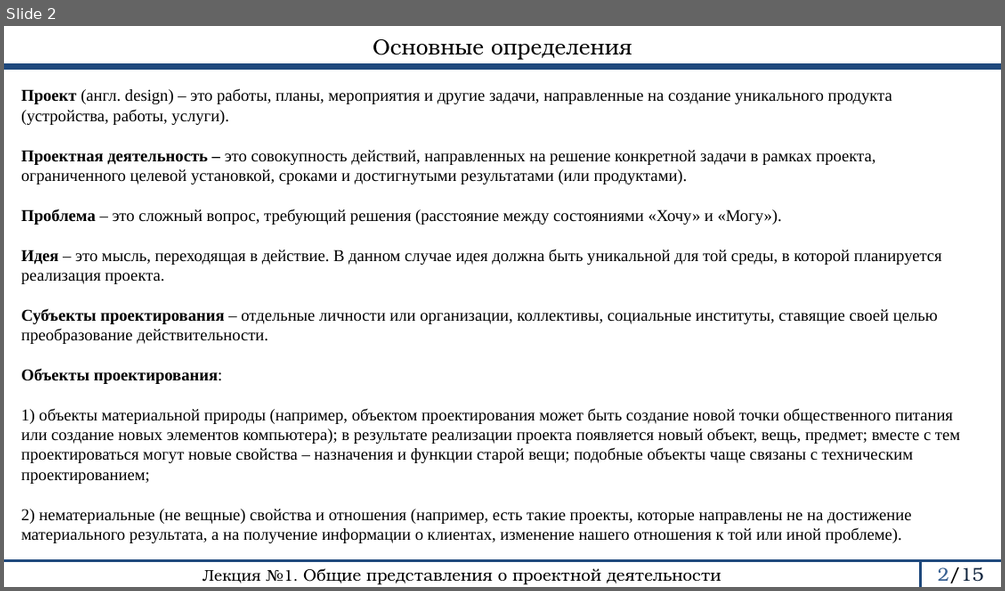
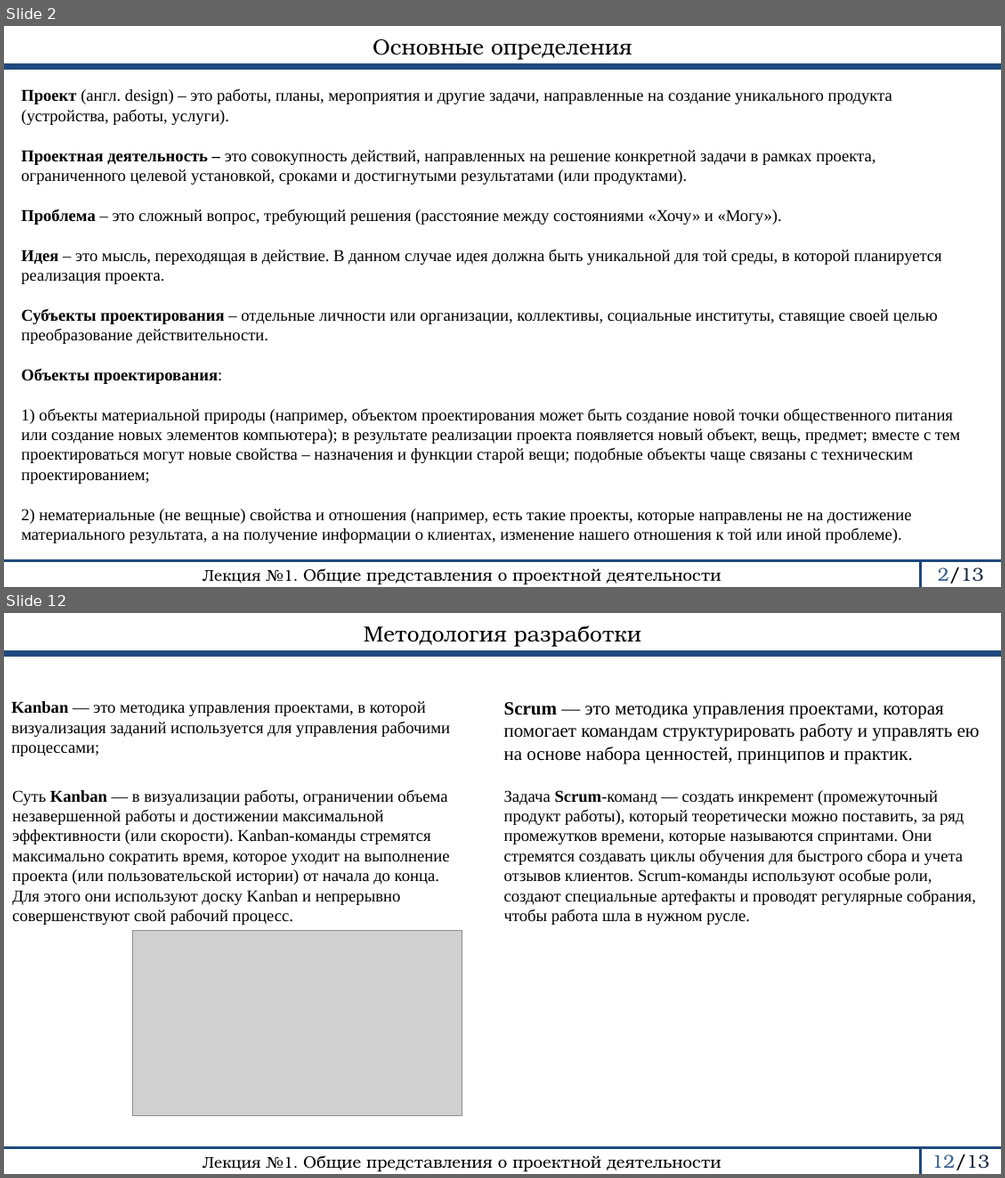
Before and after one commit to rustam-mansurov/cats, a slide deck: Лекции/ОПД/ОПД_2024_МансуровРР/Лекции/ОПД 1 лекция.pptx. Shown one above the other, each under a label of ours: slide 2 before the commit, slides 2 and 12 after it; the slides between them are not shown. The pictures are 1005x591 and 1005x1178 pixels, drawn with LibreOffice and Linux fonts; fonts in the diff are those of the drawing; grey boxes stand for pictures. Boxes give left, top, right and bottom in pixels: in the first picture for what was removed or moved away, otherwise in the second. Text is boxed around its words. In the diff, an @@ line names an element or a change of style, - is before the commit and + after.

```diff
--- a/Лекции/ОПД/ОПД_2024_МансуровРР/Лекции/ОПД 1 лекция.pptx
+++ b/Лекции/ОПД/ОПД_2024_МансуровРР/Лекции/ОПД 1 лекция.pptx
@@ slide 12 added at [4,613,1001,1174], background #FFFFFF @@
@@ text added at [364,625,641,647], 21 pt, text #000000 @@
+Методология разработки
@@ line added from (4, 653) to (1001, 653), #1F497D 6 pt @@
@@ text added at [11,701,450,756], 16 pt, text #000000 @@
+Kanban — это методика управления проектами, в которой визуализация заданий используется для управления рабочими процессами;
@@ text added at [504,702,979,763], 18 pt, text #000000 @@
+Scrum — это методика управления проектами, которая помогает командам структурировать работу и управлять ею на основе набора ценностей, принципов и практик.
@@ text added at [12,789,450,925], 16 pt, text #000000 @@
+Суть Kanban — в визуализации работы, ограничении объема незавершенной работы и достижении максимальной эффективности (или скорости). Kanban-команды стремятся максимально сократить время, которое уходит на выполнение проекта (или пользовательской истории) от начала до конца. Для этого они используют доску Kanban и непрерывно совершенствуют свой рабочий процесс.
@@ text added at [504,790,976,925], 16 pt, text #000000 @@
+Задача Scrum-команд — создать инкремент (промежуточный продукт работы), который теоретически можно поставить, за ряд промежутков времени, которые называются спринтами. Они стремятся создавать циклы обучения для быстрого сбора и учета отзывов клиентов. Scrum-команды используют особые роли, создают специальные артефакты и проводят регулярные собрания, чтобы работа шла в нужном русле.
@@ picture added at [133,930,462,1116] @@
@@ line added from (4, 1148) to (1001, 1148), #1F497D 2.25 pt @@
@@ text added at [202,1155,721,1172], 16 pt, text #000000 @@
+Лекция №1. Общие представления о проектной деятельности
@@ line added from (921, 1174) to (921, 1148), #1F497D 2.25 pt @@
@@ page number added at [931,1154,989,1170], 18 pt, text #376092 @@
+12/13
@@ page number at [938,567,984,583]: text changed @@
-2/15
+2/13
```
Also in this commit, not shown: 7 slides changed, 3 other slides added, 7 slides removed, 6 other files.
